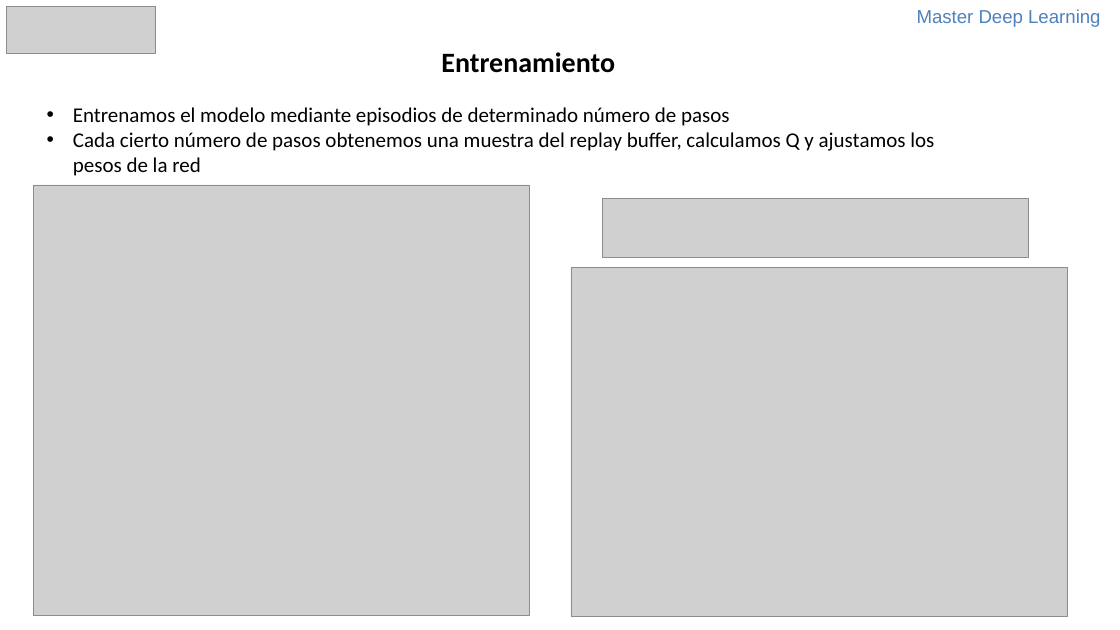
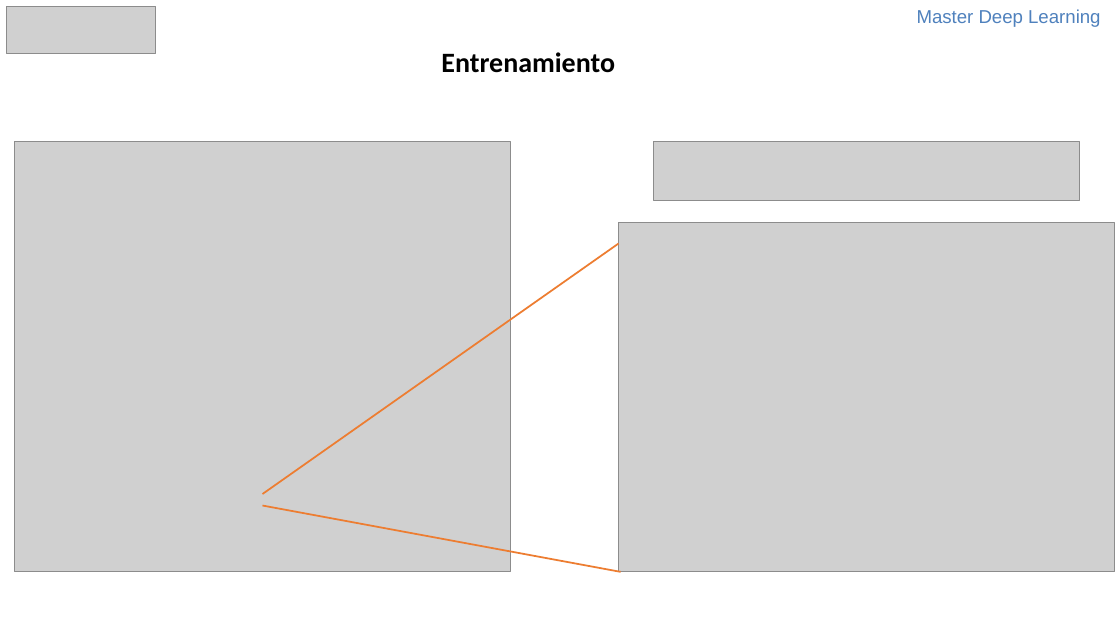
Before and after one commit to mlalandag/HPAwDRL, a slide deck: slide 11 of doc/HPAWithDQN.pptx (slide 12 before the commit). Drawn at 1120x630 pixels with LibreOffice and Linux fonts; fonts in the diff are those of the drawing; grey boxes stand for pictures. Boxes give left, top, right and bottom in pixels: in the first picture for what was removed or moved away, otherwise in the second. Text is boxed around its words. In the diff, an @@ line names an element or a change of style, - is before the commit and + after.

```diff
--- a/doc/HPAWithDQN.pptx
+++ b/doc/HPAWithDQN.pptx
@@ text removed at bbox=[73, 107, 934, 176] @@
-• Entrenamos el modelo mediante episodios de determinado número de pasos
-• Cada cierto número de pasos obtenemos una muestra del replay buffer, calculamos Q y ajustamos los pesos de la red
@@ picture: place and size @@
-picture at bbox=[33, 185, 529, 615]
+picture at bbox=[14, 142, 511, 572]
@@ picture: place and size @@
-picture at bbox=[603, 198, 1029, 256]
+picture at bbox=[654, 142, 1080, 200]
@@ picture: place and size @@
-picture at bbox=[571, 268, 1068, 618]
+picture at bbox=[618, 223, 1115, 572]
@@ line added from (262, 494) to (618, 244), #ED7D31 1.5 pt @@
@@ line added from (262, 506) to (621, 572), #ED7D31 1.5 pt @@
```
Also in this commit, not shown: 3 other slides changed, 1 slide removed.
